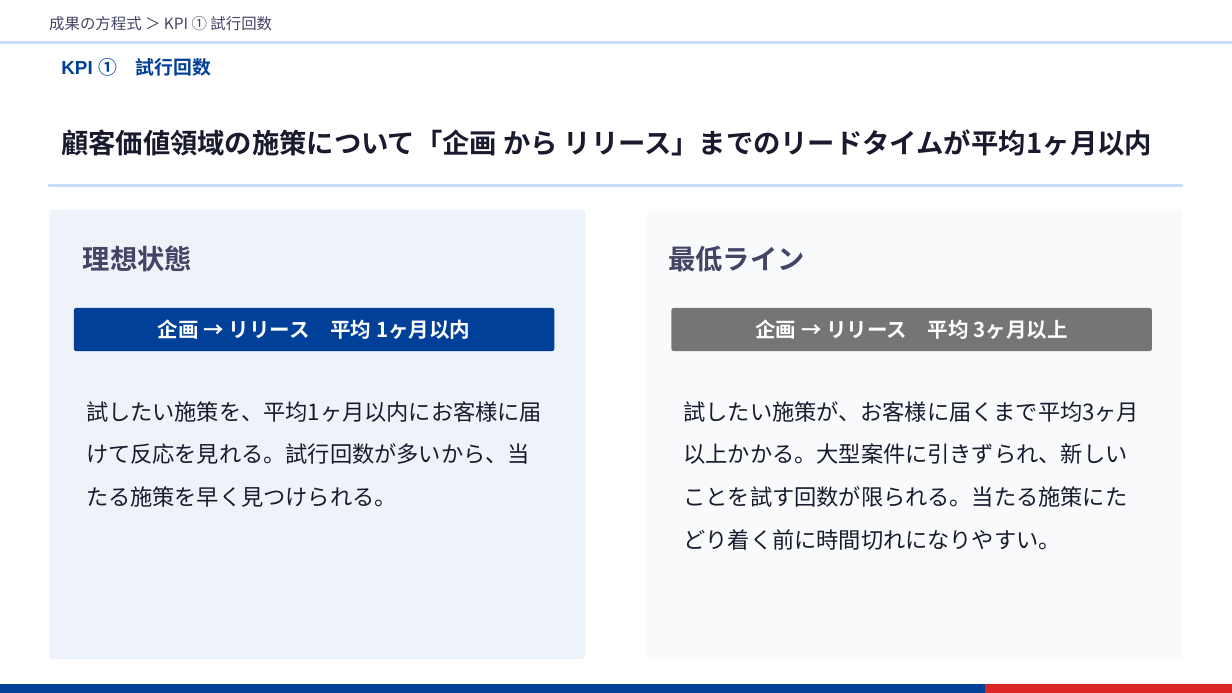
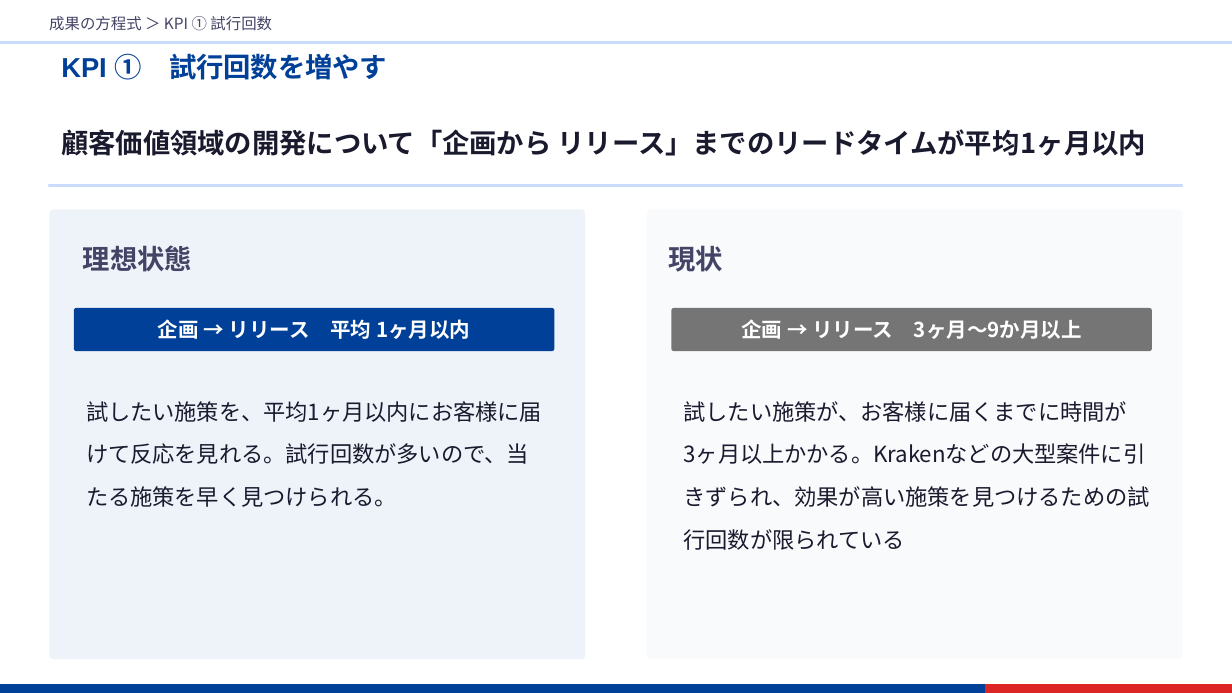
Before and after one commit to 4hey4hey/claude-workspace, a slide deck: slide 4 of outputs/pptx/挑戦KR2のKPIについて.pptx. Drawn at 1232x693 pixels with LibreOffice and Linux fonts; fonts in the diff are those of the drawing. Boxes give left, top, right and bottom in pixels: in the first picture for what was removed or moved away, otherwise in the second. Text is boxed around its words. In the diff, an @@ line names an element or a change of style, - is before the commit and + after.

```diff
--- a/outputs/pptx/挑戦KR2のKPIについて.pptx
+++ b/outputs/pptx/挑戦KR2のKPIについて.pptx
@@ text at box(61, 53, 387, 80): text changed; size 11 to 16 pt @@
-KPI ① 試行回数
+KPI ① 試行回数を増やす
@@ text at box(61, 129, 1146, 156): text changed @@
-顧客価値領域の施策について「企画 から リリース」までのリードタイムが平均1ヶ月以内
+顧客価値領域の開発について「企画から リリース」までのリードタイムが平均1ヶ月以内
@@ text at box(668, 245, 723, 272): text changed @@
-最低ライン
+現状
@@ text at box(741, 320, 1082, 339): text changed @@
-企画 → リリース 平均 3ヶ月以上
+企画 → リリース 3ヶ月〜9か月以上
@@ text at box(86, 401, 542, 507): text changed @@
-試したい施策を、平均1ヶ月以内にお客様に届けて反応を見れる。試行回数が多いから、当たる施策を早く見つけられる。
+試したい施策を、平均1ヶ月以内にお客様に届けて反応を見れる。試行回数が多いので、当たる施策を早く見つけられる。
@@ text at box(684, 401, 1150, 550): text changed @@
-試したい施策が、お客様に届くまで平均3ヶ月以上かかる。大型案件に引きずられ、新しいことを試す回数が限られる。当たる施策にたどり着く前に時間切れになりやすい。
+試したい施策が、お客様に届くまでに時間が3ヶ月以上かかる。Krakenなどの大型案件に引きずられ、効果が高い施策を見つけるための試行回数が限られている
```
Also in this commit, not shown: 3 other slides changed, 1 slide added, 11 other files.
